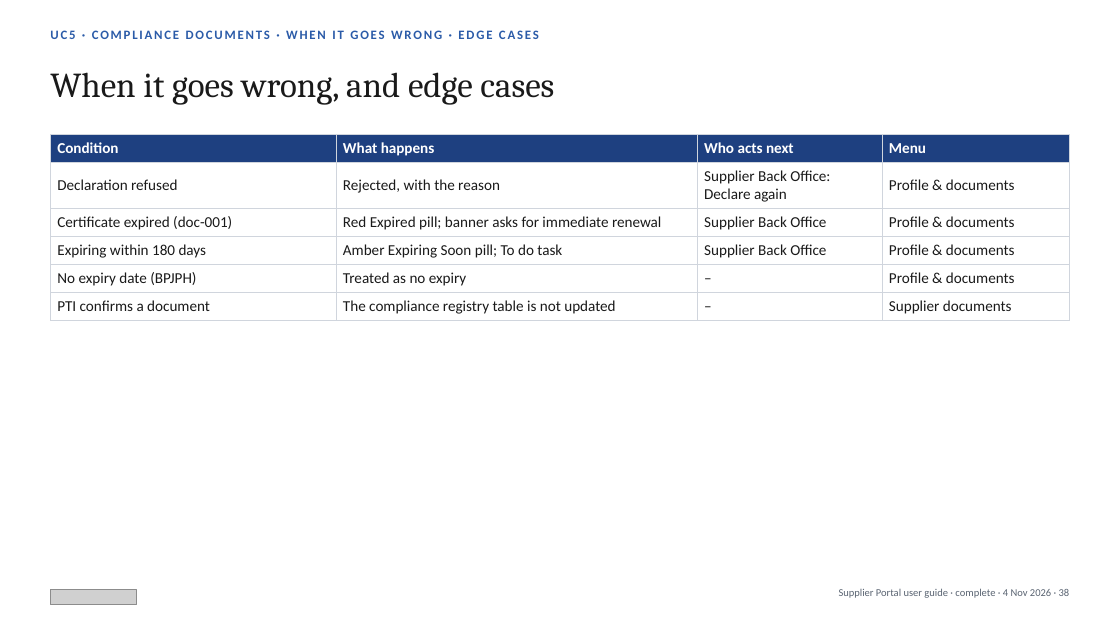
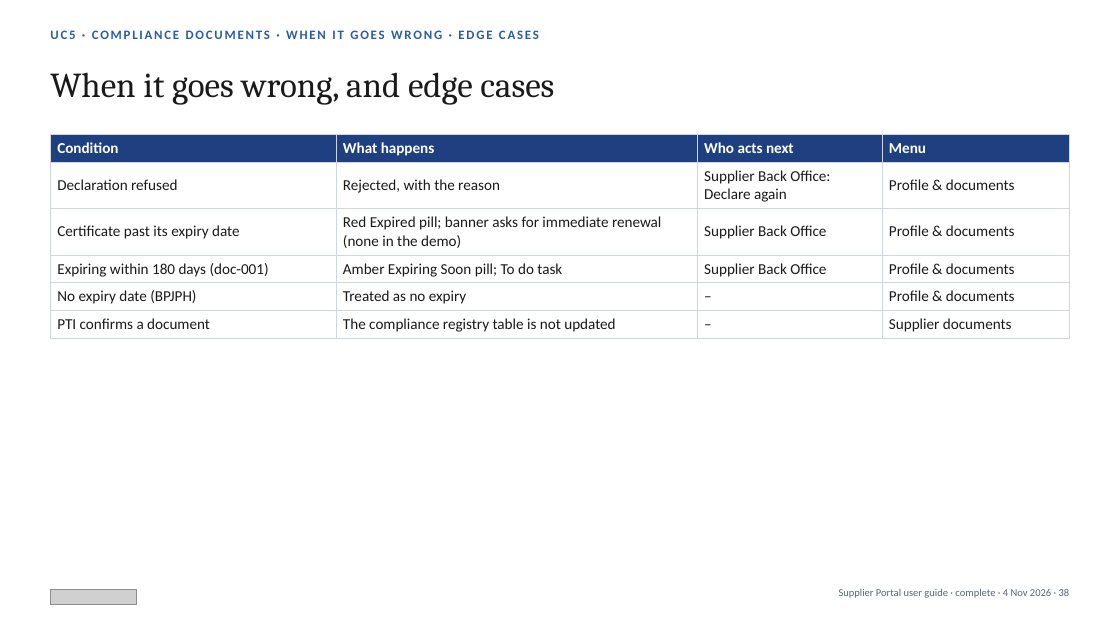
Before and after one commit to javal999/paragon-supplier-portal, a slide deck: slide 38 of docs/supplier-hub/user-guide/Paragon-Supplier-Portal-User-Guide.pptx. Drawn at 1120x630 pixels with LibreOffice and Linux fonts; fonts in the diff are those of the drawing; grey boxes stand for pictures. Boxes give left, top, right and bottom in pixels: in the first picture for what was removed or moved away, otherwise in the second. Text is boxed around its words. In the diff, an @@ line names an element or a change of style, - is before the commit and + after.

```diff
--- a/docs/supplier-hub/user-guide/Paragon-Supplier-Portal-User-Guide.pptx
+++ b/docs/supplier-hub/user-guide/Paragon-Supplier-Portal-User-Guide.pptx
@@ table at [50, 134, 1070, 336] @@
-row 3, column 1: Certificate expired (doc-001)
+row 3, column 1: Certificate past its expiry date
-row 3, column 2: Red Expired pill; banner asks for immediate renewal
+row 3, column 2: Red Expired pill; banner asks for immediate renewal (none in the demo)
-row 4, column 1: Expiring within 180 days
+row 4, column 1: Expiring within 180 days (doc-001)
```
Also in this commit, not shown: 36 other slides changed, 40 other files.
